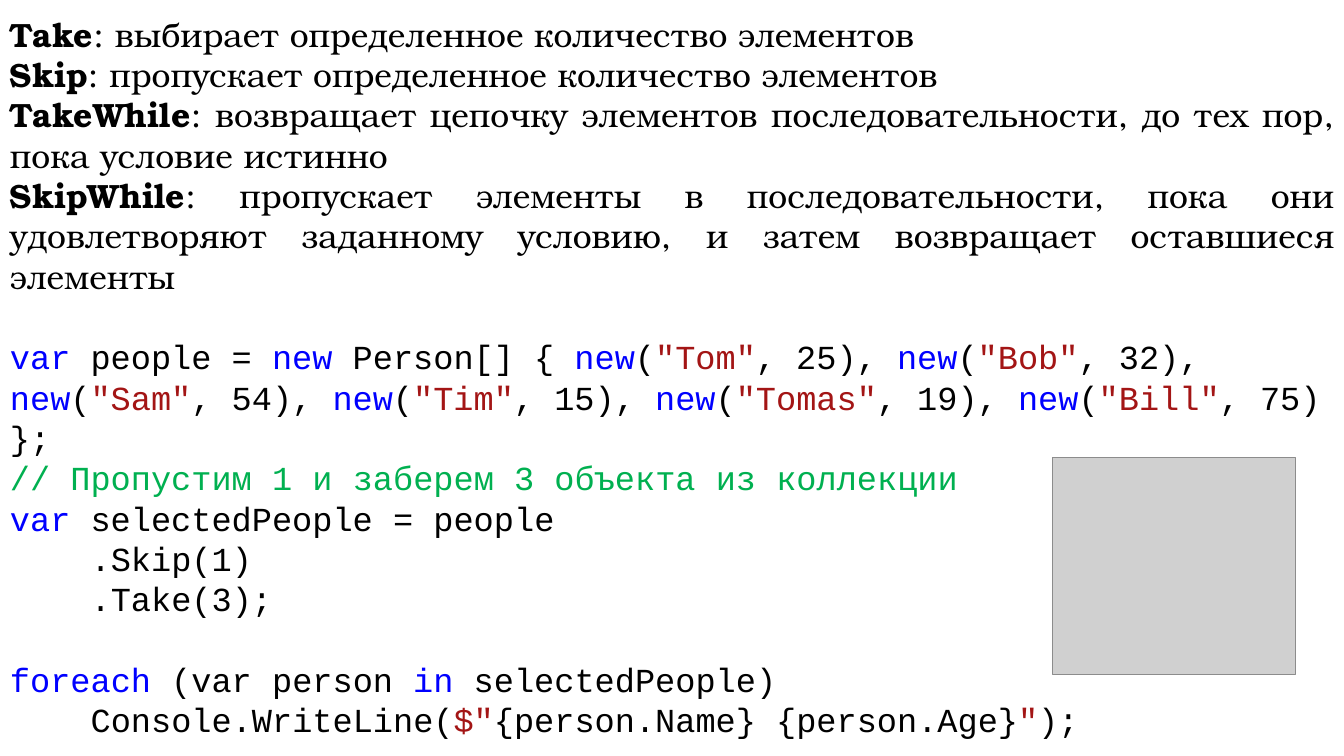
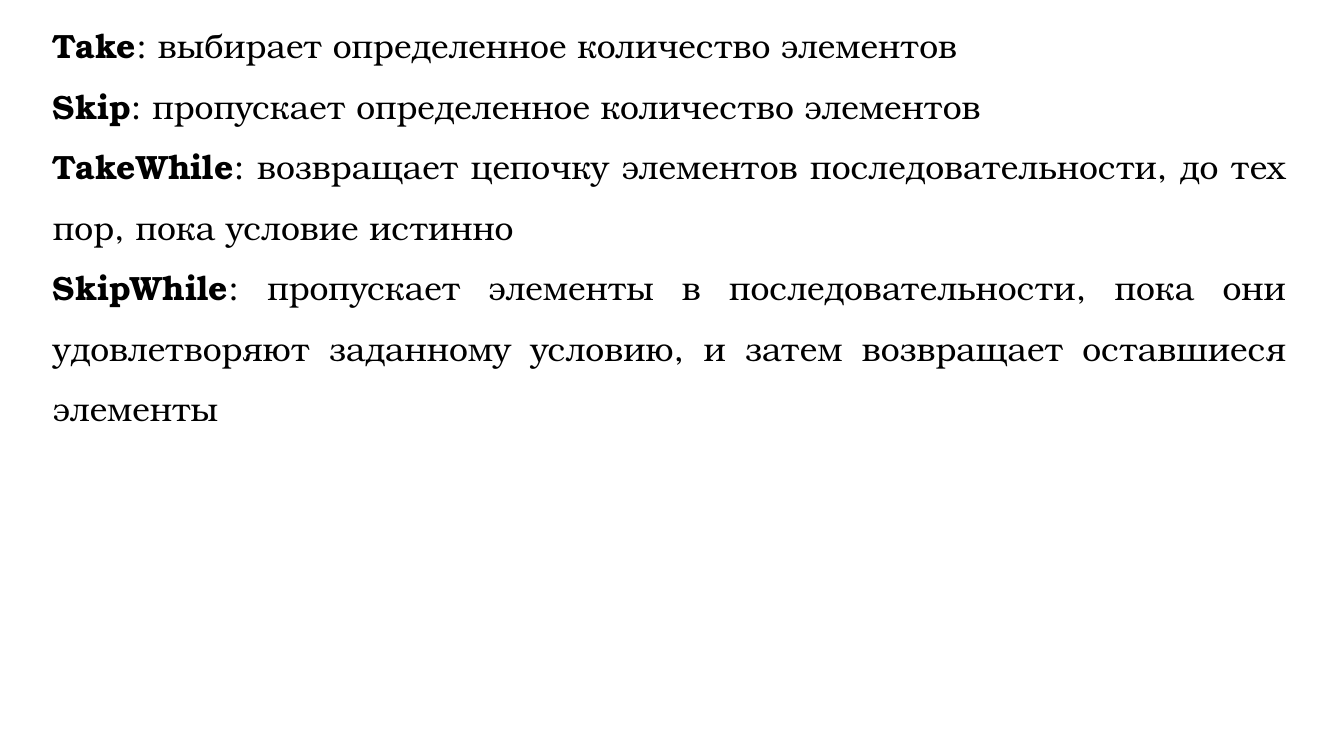
Before and after one commit to DaniilKlyukin/ITiP-2, a slide deck: slide 12 of Лекции/ИТиП 2 лек 8.pptx (slide 15 before the commit). Drawn at 1344x756 pixels with LibreOffice and Linux fonts; fonts in the diff are those of the drawing; grey boxes stand for pictures. Boxes give left, top, right and bottom in pixels: in the first picture for what was removed or moved away, otherwise in the second. Text is boxed around its words. In the diff, an @@ line names an element or a change of style, - is before the commit and + after.

```diff
--- a/Лекции/ИТиП 2 лек 8.pptx
+++ b/Лекции/ИТиП 2 лек 8.pptx
@@ text "Take: выбирает определенное количество элементов": place and size @@
-text "Take: выбирает определенное количество элементов" at bbox=[10, 22, 1335, 739]
+text "Take: выбирает определенное количество элементов" at bbox=[53, 33, 1286, 422]
@@ text "Take: выбирает определенное количество элементов" at bbox=[53, 33, 1286, 422]: line spacing 1 to 1.5 @@
@@ text at bbox=[10, 345, 1321, 739]: paragraphs removed @@
-var people = new Person[] { new("Tom", 25), new("Bob", 32), new("Sam", 54), new("Tim", 15), new("Tomas", 19), new("Bill", 75) };
-// Пропустим 1 и заберем 3 объекта из коллекции
-var selectedPeople = people
-.Skip(1)
-.Take(3);
-foreach (var person in selectedPeople)
-Console.WriteLine($"{person.Name} {person.Age}");
@@ picture removed at bbox=[1053, 458, 1297, 675] @@
```
Also in this commit, not shown: 11 other slides changed, 4 slides added, 6 slides removed, 8 other files.
